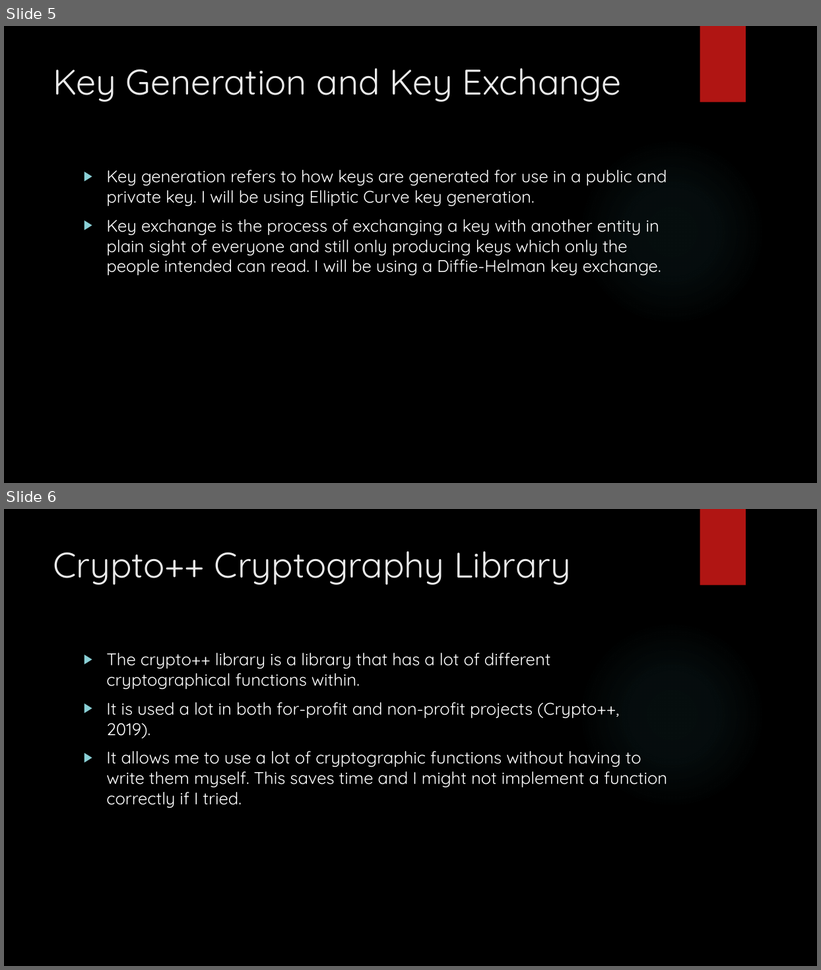
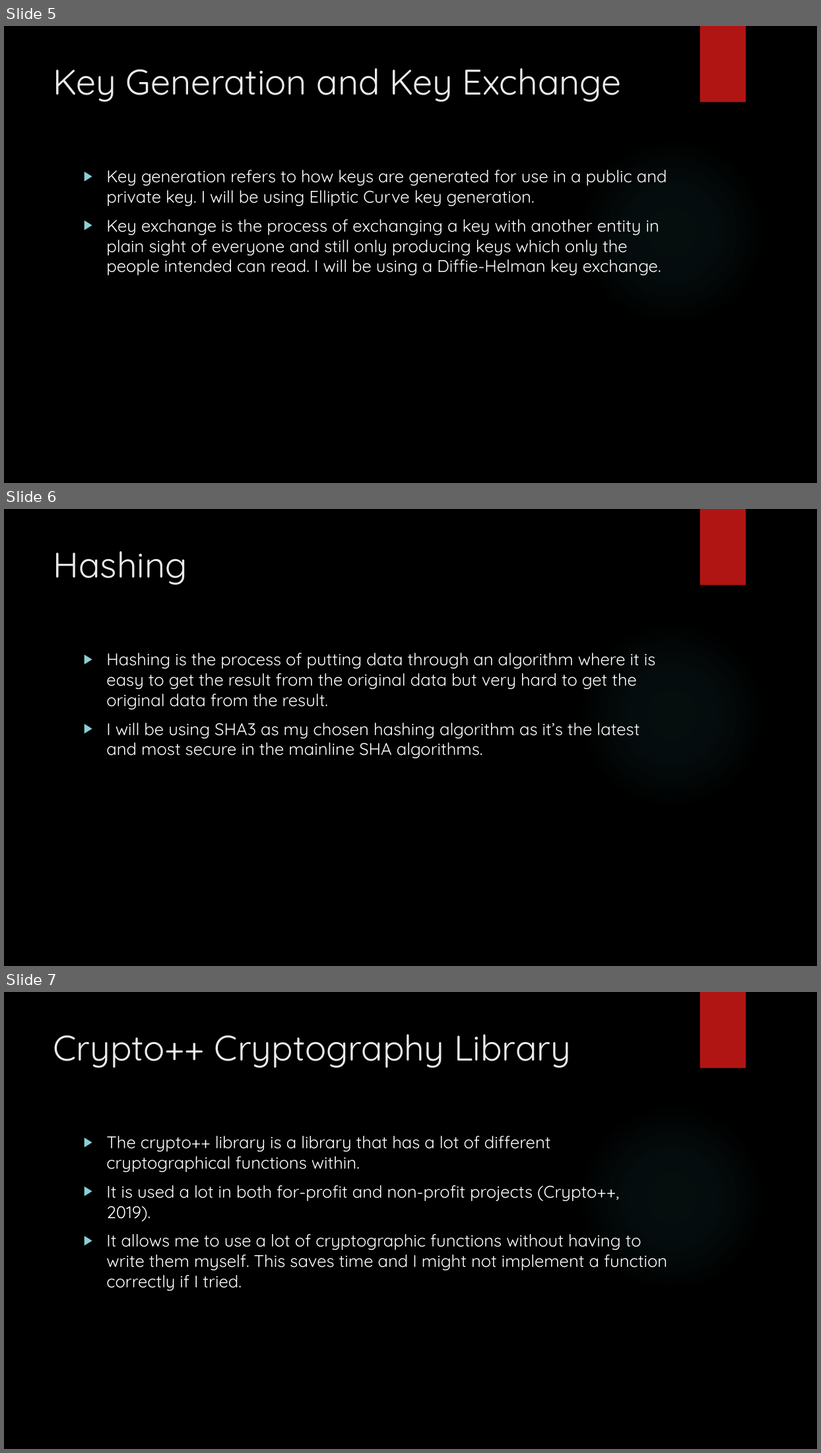
Before and after one commit to kTindalland-uni/HonoursProject, a slide deck: Documentation/Mid Year Review/MidYearReview.pptx. Shown one above the other, each under a label of ours: slides 5 and 6 before the commit, slides 5, 6 and 7 after it. The pictures are 821x970 and 821x1453 pixels, drawn with LibreOffice and Linux fonts; fonts in the diff are those of the drawing; background and template pictures are left out. Boxes give left, top, right and bottom in pixels: in the first picture for what was removed or moved away, otherwise in the second. Text is boxed around its words. In the diff, an @@ line names an element or a change of style, - is before the commit and + after.

```diff
--- a/Documentation/Mid Year Review/MidYearReview.pptx
+++ b/Documentation/Mid Year Review/MidYearReview.pptx
@@ slide 6 added at [4,509,817,966], background picture (left out); not listed: 2 template elements that a slide beside it also shows @@
@@ title added at [54,551,187,585], 42 pt, text #EBEBEB @@
+Hashing
@@ text added at [106,653,656,758], 20 pt, text #FFFFFF @@
+▶ Hashing is the process of putting data through an algorithm where it is easy to get the result from the original data but very hard to get the original data from the result.
+▶ I will be using SHA3 as my chosen hashing algorithm as it’s the latest and most secure in the mainline SHA algorithms.
@@ what was slide 6 is now slide 7 @@
```
Also in this commit, not shown: 4 slides changed, 1 other file.
